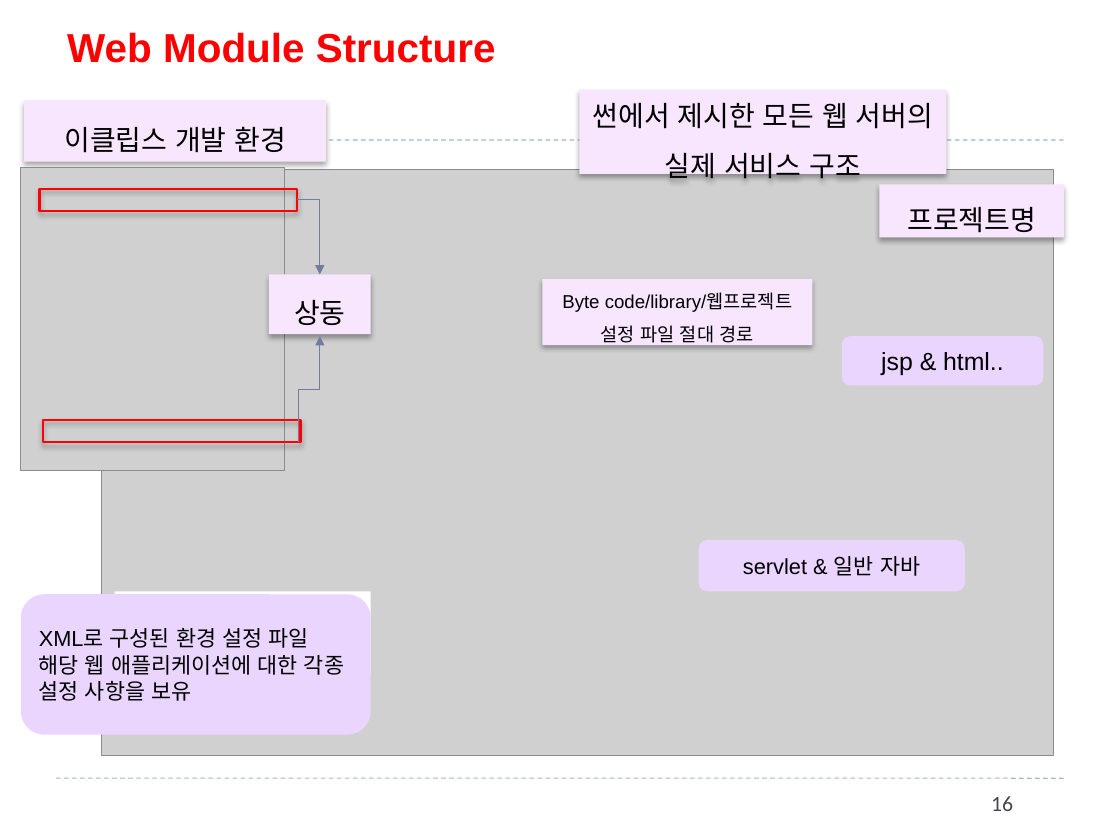
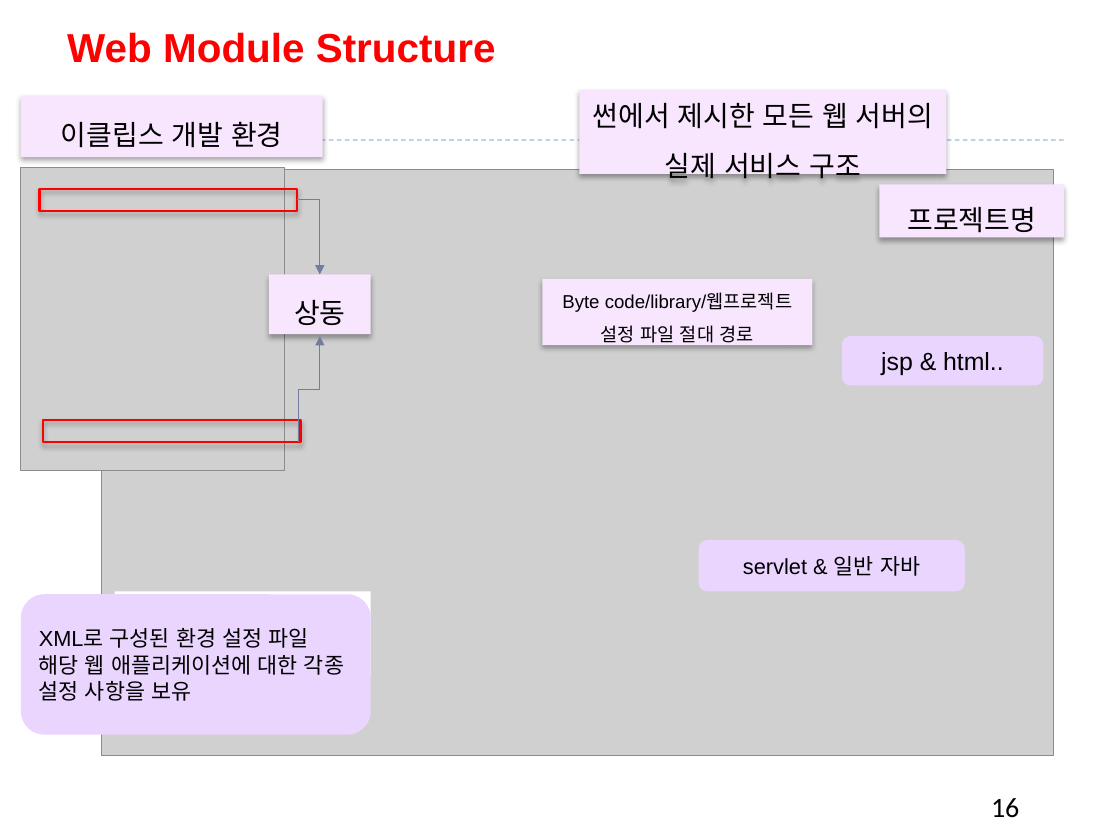
Before and after one commit to qfactor2013/BizStudyParallel, a slide deck: slide 16 of JSP_Servlet/4.Web[김혜경].pptx. Drawn at 1120x840 pixels with LibreOffice and Linux fonts; fonts in the diff are those of the drawing; grey boxes stand for pictures; background and template pictures are left out. Boxes give left, top, right and bottom in pixels: in the first picture for what was removed or moved away, otherwise in the second. Text is boxed around its words. In the diff, an @@ line names an element or a change of style, - is before the commit and + after.

```diff
--- a/JSP_Servlet/4.Web[김혜경].pptx
+++ b/JSP_Servlet/4.Web[김혜경].pptx
@@ rectangle "이클립스 개발 환경": place and size @@
-rectangle "이클립스 개발 환경" at [25,101,327,162]
+rectangle "이클립스 개발 환경" at [21,95,324,157]
@@ line removed from (56, 778) to (1064, 778) @@
@@ page number at [991,798,1019,818]: size 14 to 18 pt, text colour #464653 to #000000 @@
```
Also in this commit, not shown: 111 other slides changed, 5 slides added, 2 slides removed, 48 other files.
